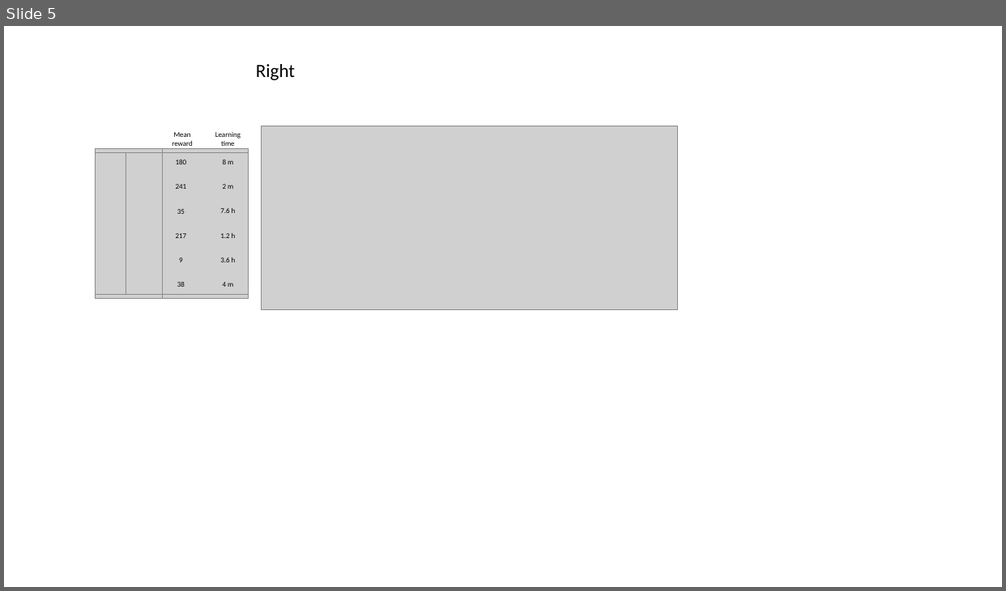
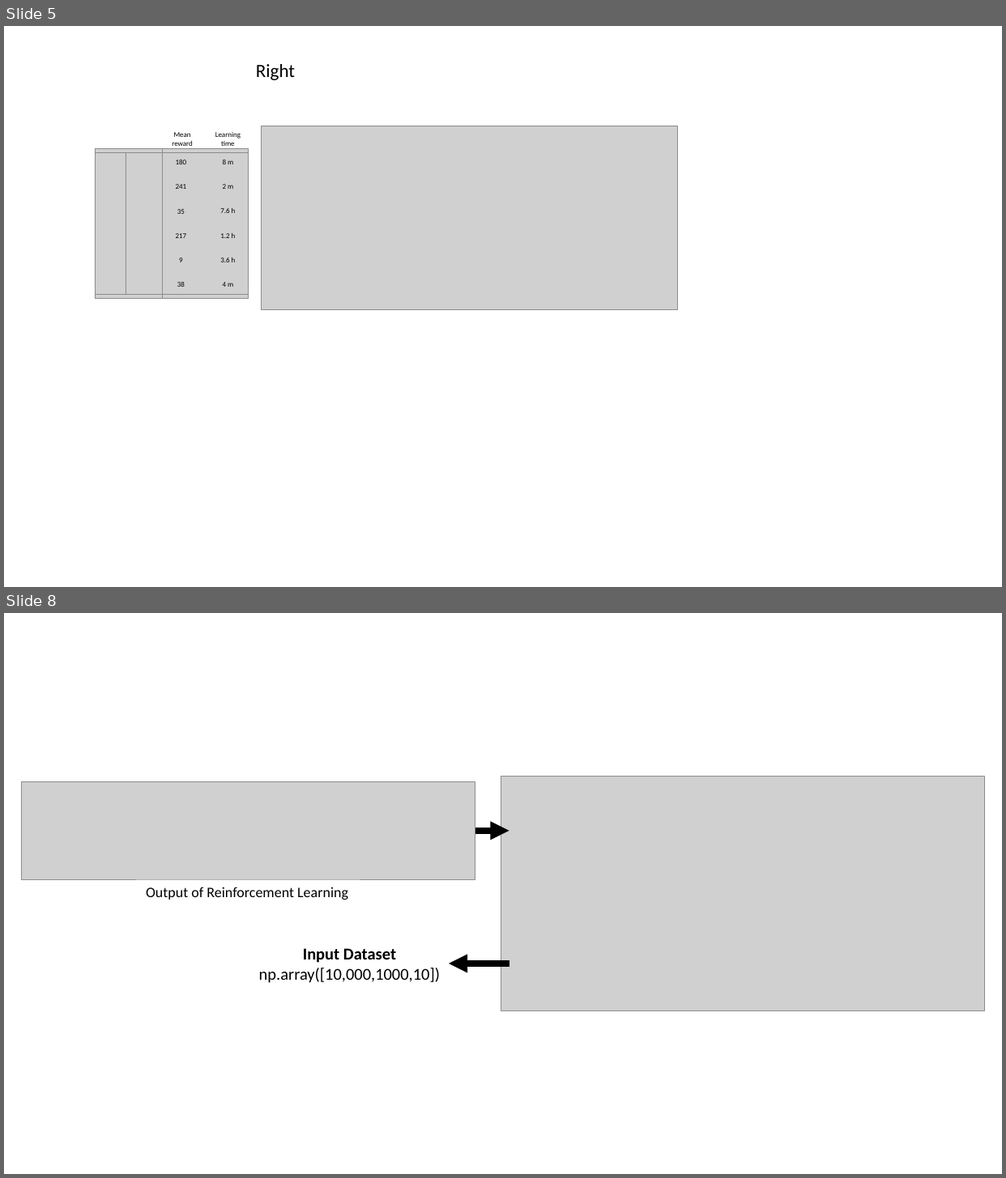
Before and after one commit to Nockda/dissertation, a slide deck: 논문/그림/프레젠테이션1.pptx. Shown one above the other, each under a label of ours: slide 5 before the commit, slides 5 and 8 after it; the slides between them are not shown. The pictures are 1006x591 and 1006x1178 pixels, drawn with LibreOffice and Linux fonts; fonts in the diff are those of the drawing; grey boxes stand for pictures. Boxes give left, top, right and bottom in pixels: in the first picture for what was removed or moved away, otherwise in the second. Text is boxed around its words. In the diff, an @@ line names an element or a change of style, - is before the commit and + after.

```diff
--- a/논문/그림/프레젠테이션1.pptx
+++ b/논문/그림/프레젠테이션1.pptx
@@ slide 8 added at [4, 613, 1002, 1174], background #FFFFFF @@
@@ picture added at [21, 782, 475, 880] @@
@@ picture added at [502, 776, 986, 1012] @@
@@ arrow added from (475, 831) to (509, 831), #000000 6 pt @@
@@ text added at [146, 887, 348, 900], 14 pt, text #000000 @@
+Output of Reinforcement Learning
@@ text added at [259, 948, 440, 983], 16 pt, text #000000 @@
+Input Dataset
+np.array([10,000,1000,10])
@@ arrow added from (509, 964) to (449, 964), #000000 6 pt @@
```
Also in this commit, not shown: 2 other slides added, 5 other files.
